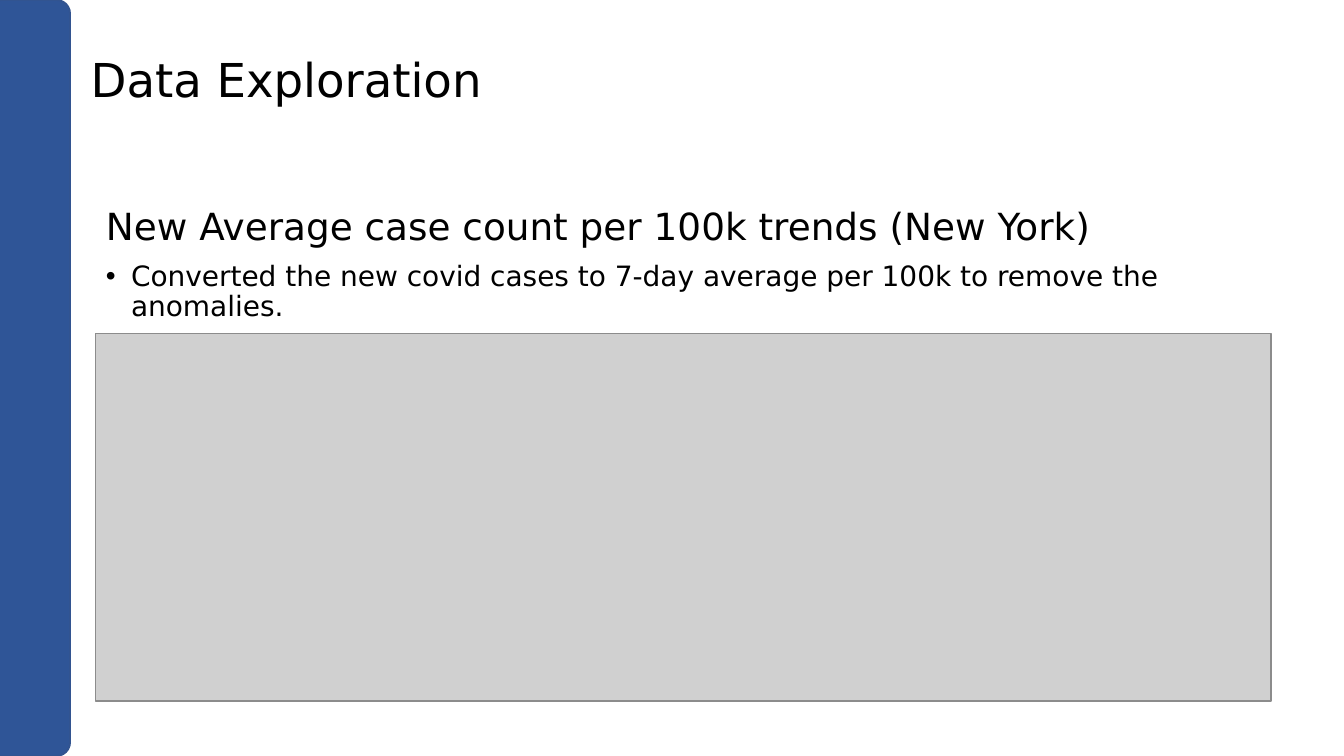
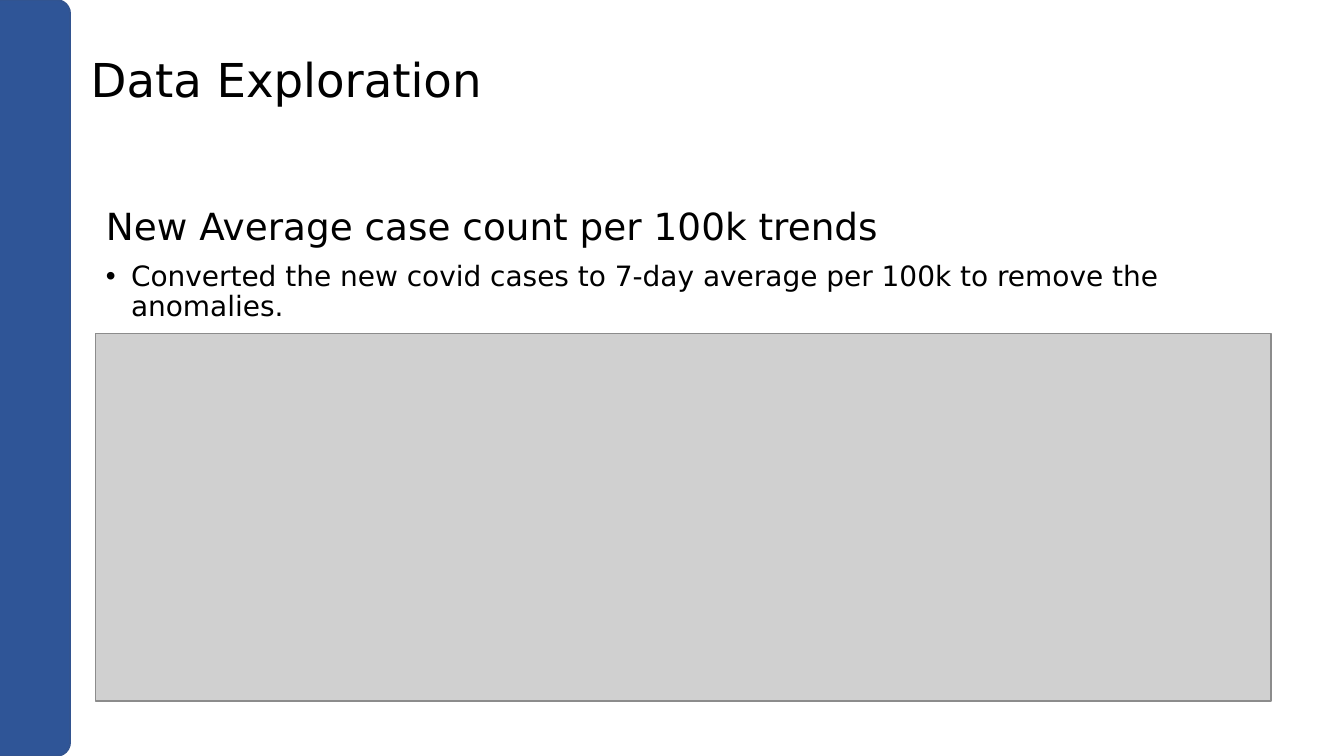
Before and after one commit to archinarula/Group-5-Project, a slide deck: slide 5 of Group_5-Presentation-V1_1.pptx. Drawn at 1344x756 pixels with LibreOffice and Linux fonts; fonts in the diff are those of the drawing; grey boxes stand for pictures. Boxes give left, top, right and bottom in pixels: in the first picture for what was removed or moved away, otherwise in the second. Text is boxed around its words. In the diff, an @@ line names an element or a change of style, - is before the commit and + after.

Commit message:
small change in version 1

```diff
--- a/Group_5-Presentation-V1_1.pptx
+++ b/Group_5-Presentation-V1_1.pptx
@@ text at [106,211,878,248]: text changed @@
-New Average case count per 100k trends (New York)
+New Average case count per 100k trends
```
